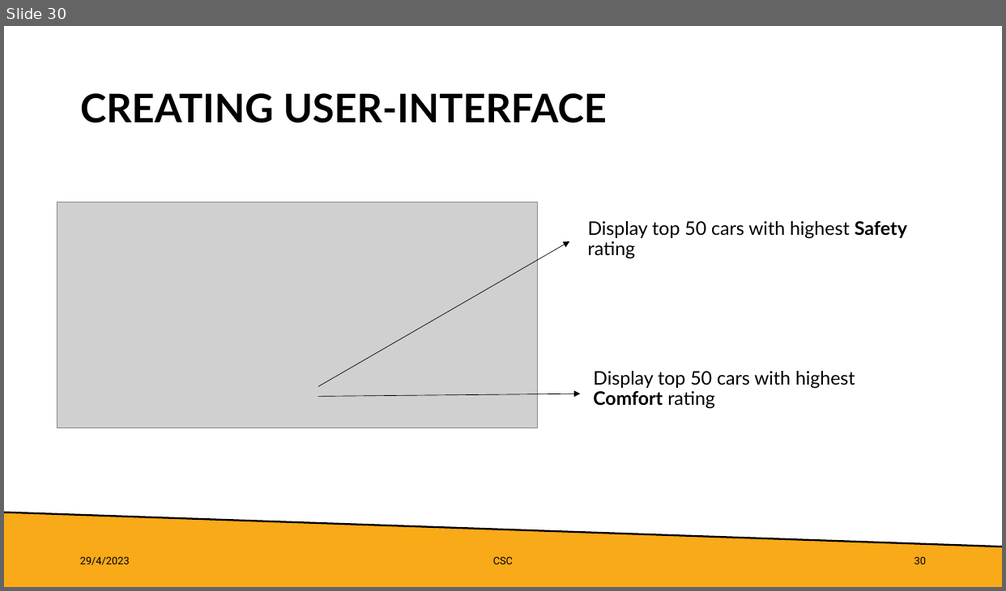
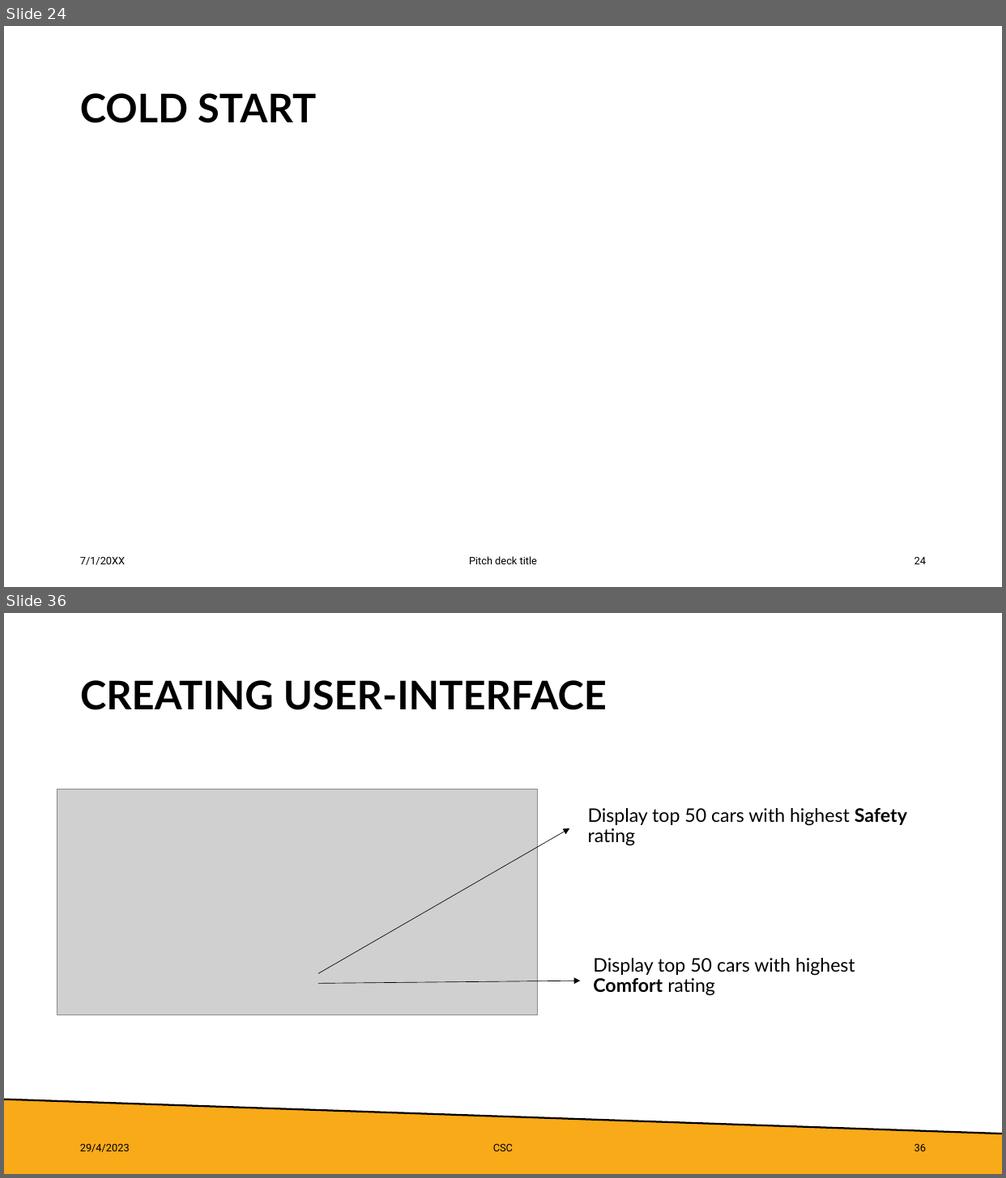
Before and after one commit to lkimhui/CarSmartConsultancy, a slide deck: BIG_DATA_PROCESSING_PresentationDeck.pptx. Shown one above the other, each under a label of ours: slide 30 before the commit, slides 24 and 36 after it; the slides between them are not shown. The pictures are 1006x591 and 1006x1178 pixels, drawn with LibreOffice and Linux fonts; fonts in the diff are those of the drawing; grey boxes stand for pictures. Boxes give left, top, right and bottom in pixels: in the first picture for what was removed or moved away, otherwise in the second. Text is boxed around its words. In the diff, an @@ line names an element or a change of style, - is before the commit and + after.

```diff
--- a/BIG_DATA_PROCESSING_PresentationDeck.pptx
+++ b/BIG_DATA_PROCESSING_PresentationDeck.pptx
@@ slide 24 added at <box>4,26,1002,587</box>, background #FFFFFF @@
@@ title added at <box>80,93,316,123</box>, 38 pt, text #000000, bold @@
+COLD START
@@ text added at <box>80,557,125,565</box>, 10 pt, text #000000 @@
+7/1/20XX
@@ text added at <box>469,557,537,565</box>, 10 pt, text #000000 @@
+Pitch deck title
@@ page number added at <box>914,557,926,565</box>, 10 pt, text #000000 @@
+24
@@ what was slide 30 is now slide 36 @@
@@ page number at <box>914,1144,926,1152</box>: text changed @@
-30
+36
```
Also in this commit, not shown: 15 slides changed, 5 other slides added, 1 other file.
